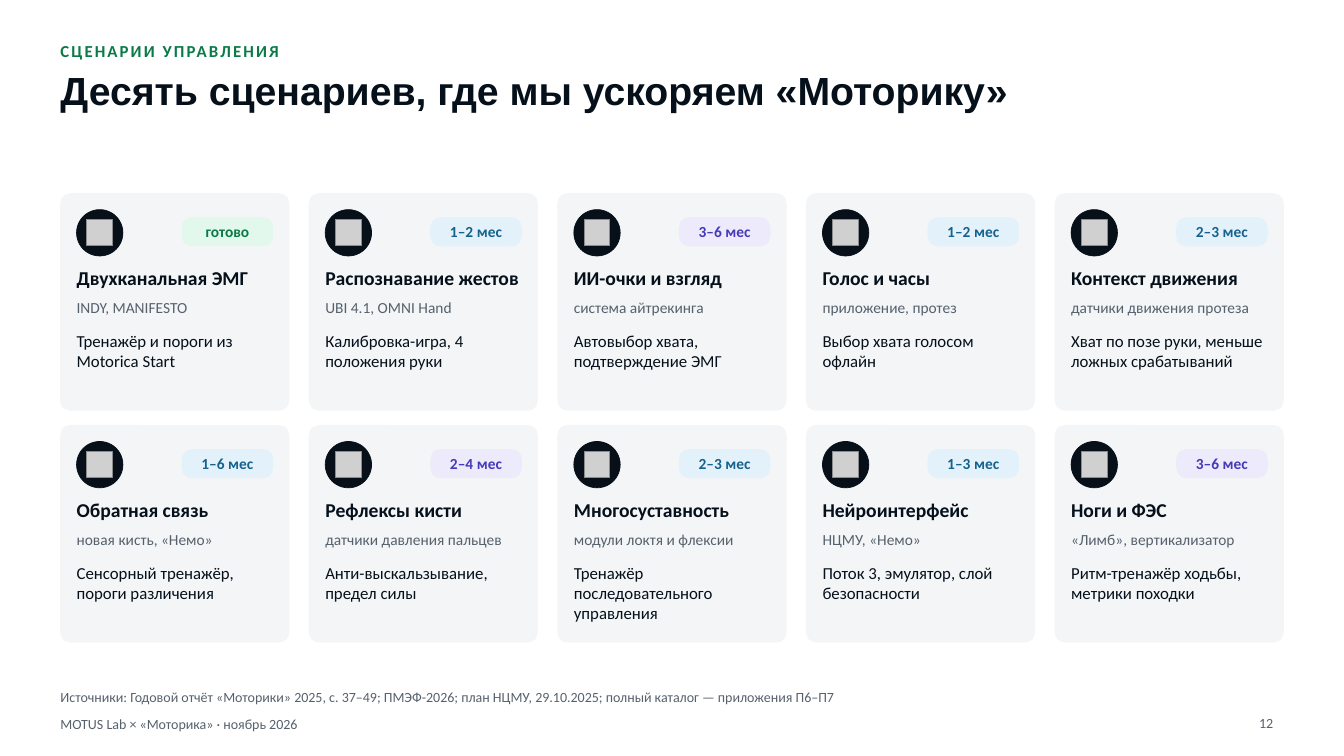
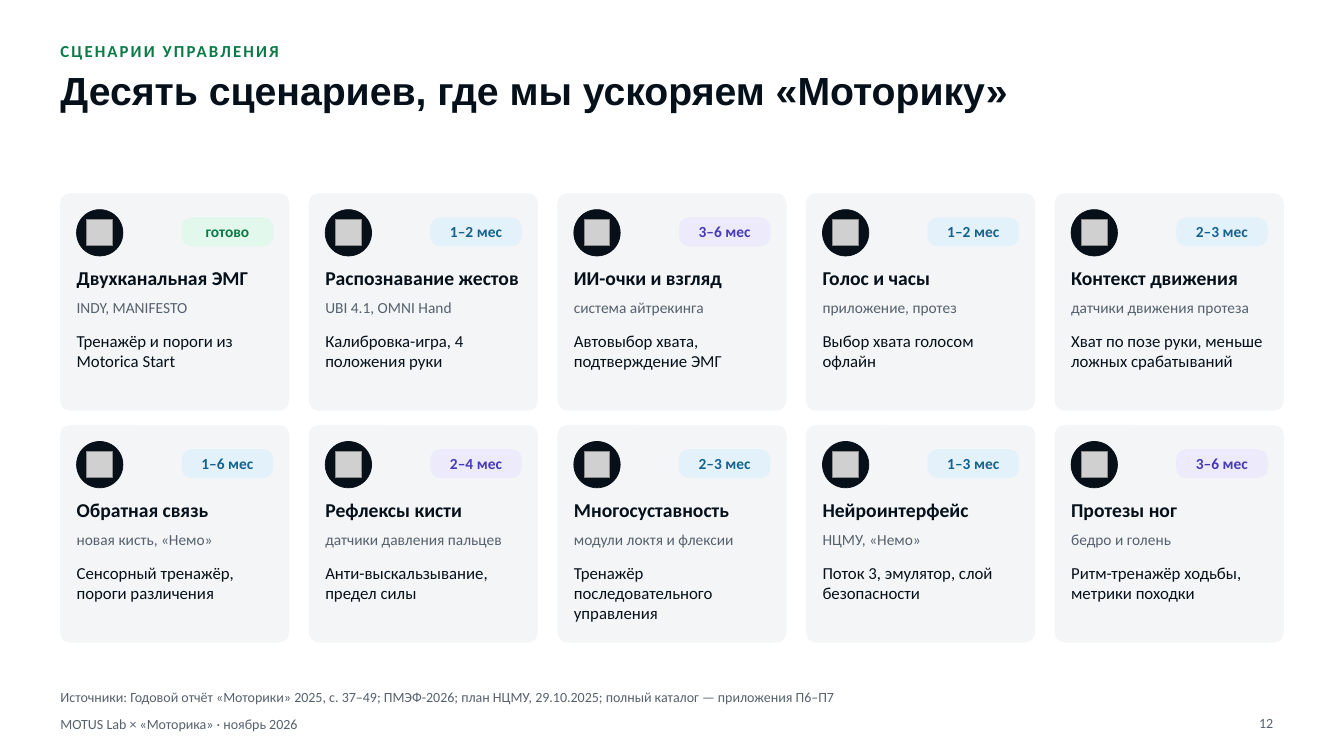
Before and after one commit to KonkovDV/Synergy, a slide deck: slide 12 of motorica/MOTUS-Lab-Motorica.pptx. Drawn at 1344x756 pixels with LibreOffice and Linux fonts; fonts in the diff are those of the drawing; grey boxes stand for pictures. Boxes give left, top, right and bottom in pixels: in the first picture for what was removed or moved away, otherwise in the second. Text is boxed around its words. In the diff, an @@ line names an element or a change of style, - is before the commit and + after.

Commit message:
«Моторика»: фактчекинг, боли компании и план сотрудничества
- Фактчекинг по годовому отчёту «Моторики» за 2025 год: убрано
  неподтверждённое упоминание «Лимба» на слайде сценариев; слайд
  экономики опирается на долю повторных пациентов рынка (87 %); в
  чувствительности — граница допущения A1 (рынок: 87 % повторных
  продаж → рычаг удержания ≈42 млн ₽ в 2031 году вместо 145).
- Новые приложения: П11 «Боли «Моторики»» — восемь болей из годового
  отчёта, реестра рисков и интервью с ответом и мерой на каждую; П12
  «План сотрудничества» — пять этапов с воротами решений.
- motorica/PLAN.md и страница /motorica/plan.html: боли, семь рабочих
  пакетов с приёмкой, этапы, первые 90 дней, роли, данные и
  регуляторика, варианты прав и оплаты, показатели, риски, источники.
- Проверки: план без контактов и собран из текущего PLAN.md; axe и
  ширины 320–1920 px — для обеих страниц; service worker кэширует
  каждую страницу по её адресу.

```diff
--- a/motorica/MOTUS-Lab-Motorica.pptx
+++ b/motorica/MOTUS-Lab-Motorica.pptx
@@ text at (1071, 504, 1177, 520): text changed @@
-Ноги и ФЭС
+Протезы ног
@@ text at (1071, 534, 1171, 548): text changed @@
-«Лимб», вертикализатор
+бедро и голень
```
Also in this commit, not shown: 7 other slides changed, 2 slides added, 37 other files.
